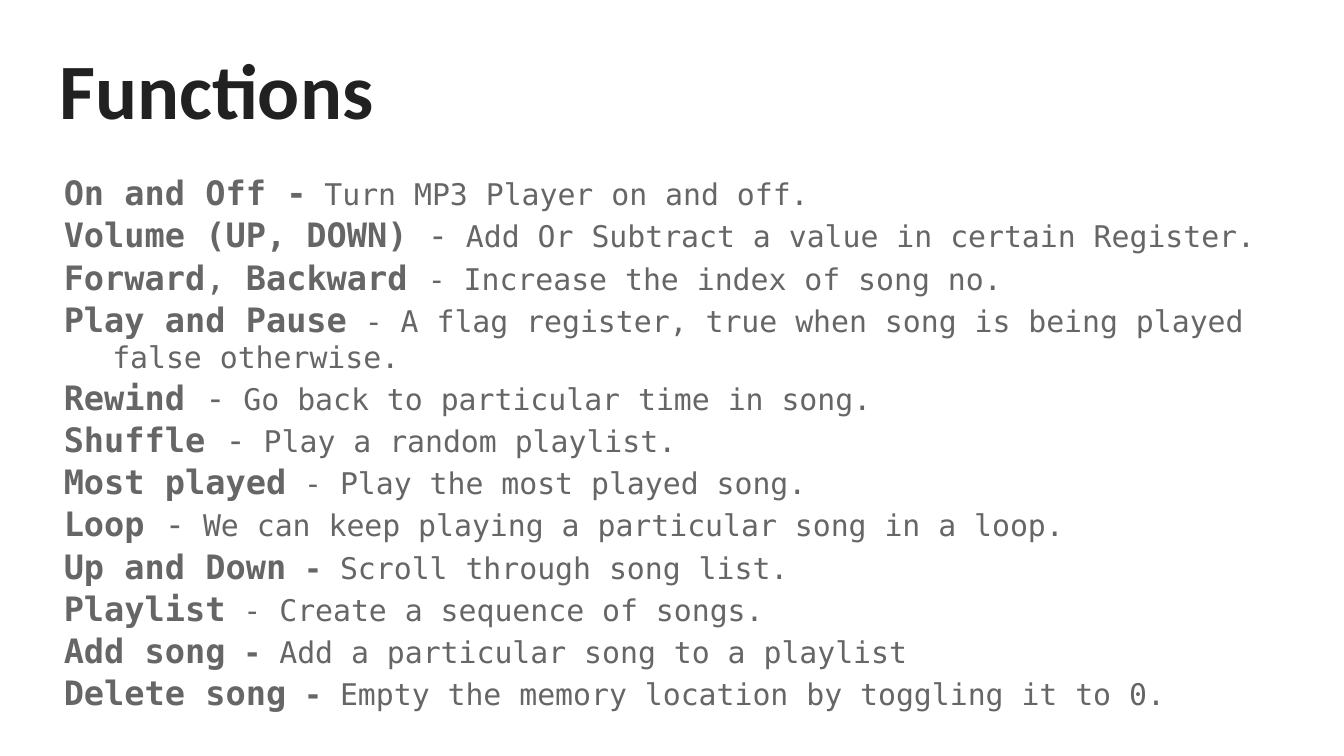
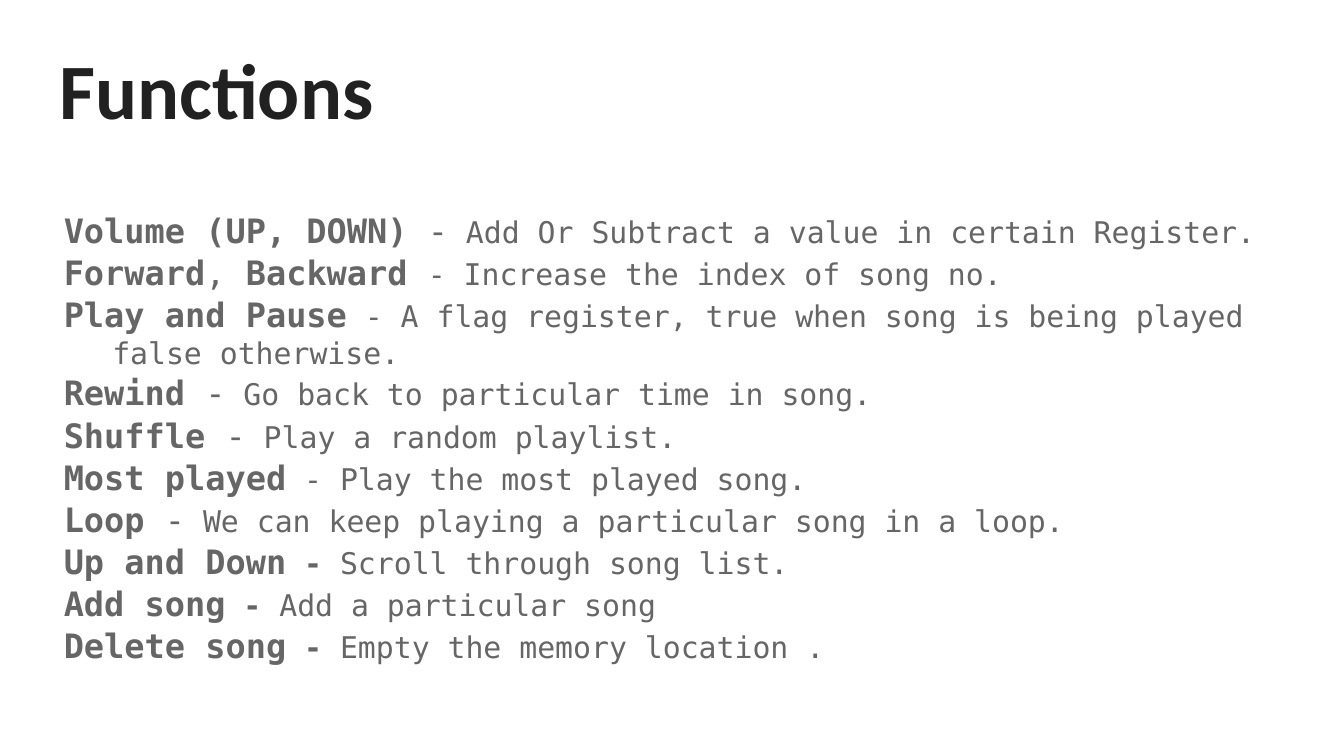
Before and after one commit to yaki29/COA-Project, a slide deck: slide 3 of MP3 Player ISA.pptx. Drawn at 1344x756 pixels with LibreOffice and Linux fonts; fonts in the diff are those of the drawing. Boxes give left, top, right and bottom in pixels: in the first picture for what was removed or moved away, otherwise in the second. Text is boxed around its words. In the diff, an @@ line names an element or a change of style, - is before the commit and + after.

Commit message:
Updated pptx file with data path of MP3 Player

```diff
--- a/MP3 Player ISA.pptx
+++ b/MP3 Player ISA.pptx
@@ text at (x1=64, y1=179, x2=809, y2=211): paragraph removed @@
-On and Off - Turn MP3 Player on and off.
@@ text at (x1=64, y1=590, x2=789, y2=665): text changed @@
-Playlist - Create a sequence of songs.
-Add song - Add a particular song to a playlist
-Delete song - Empty the memory location by toggling it to 0.
+Add song - Add a particular song
+Delete song - Empty the memory location .
```
Also in this commit, not shown: 4 other slides changed, 9 slides added.
